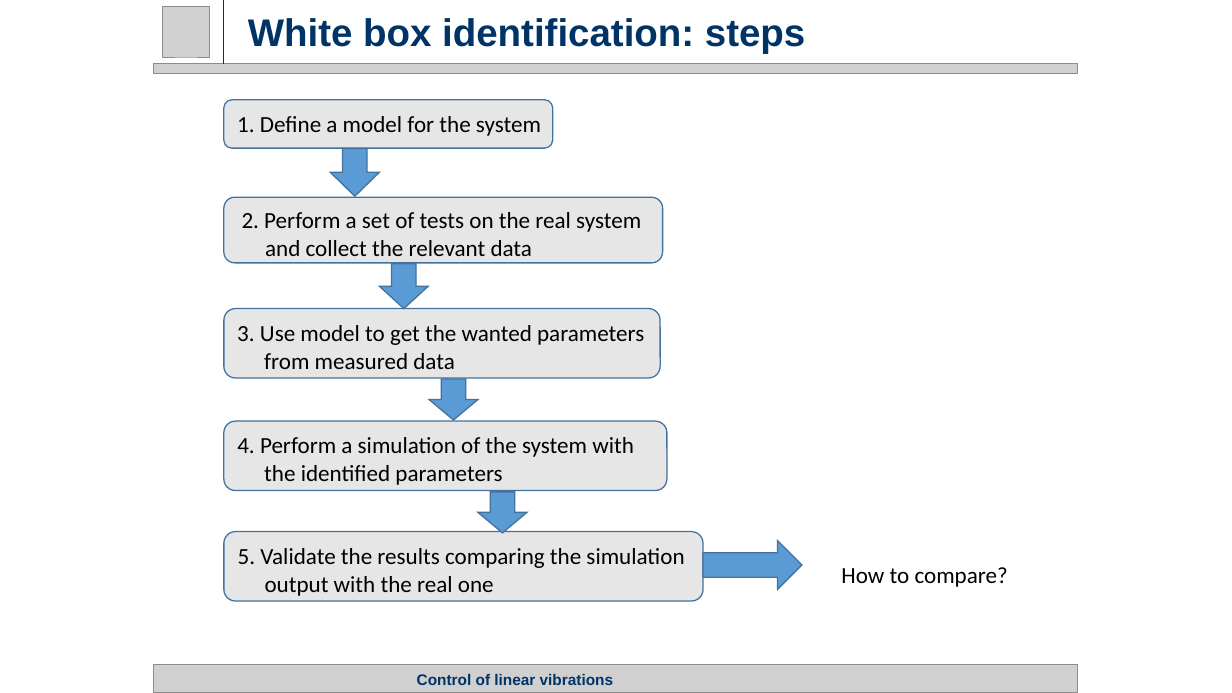
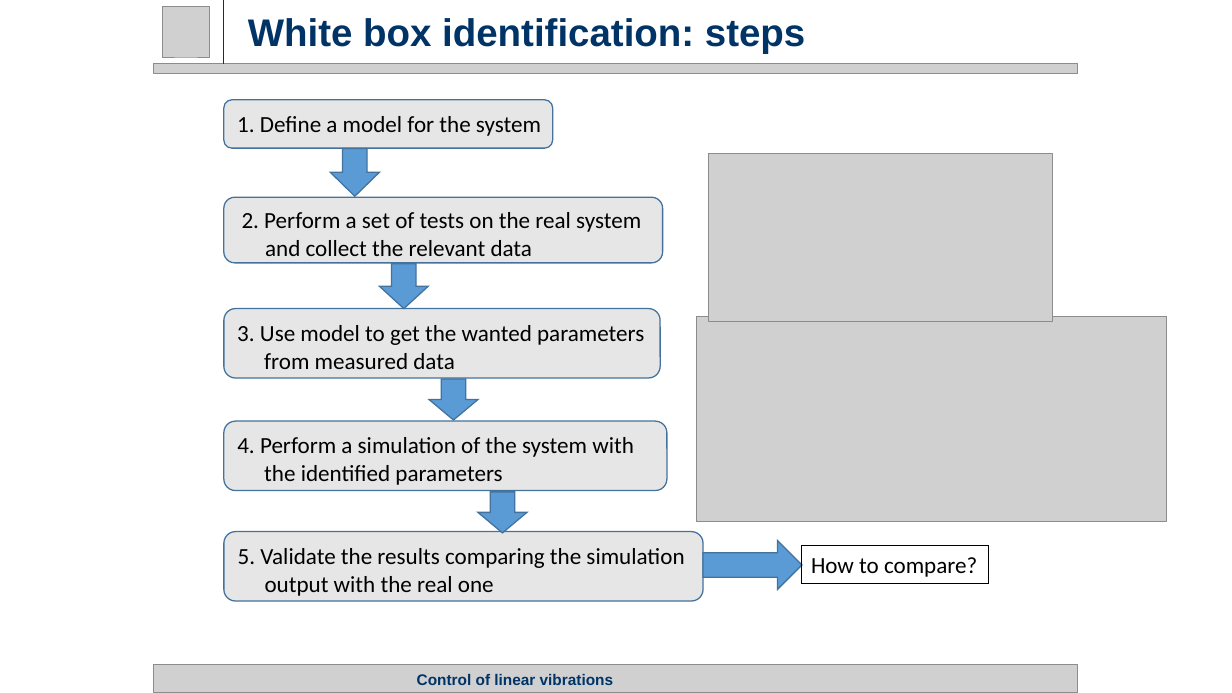
Before and after one commit to rssalessio/Control-Linear-Vibrations, a slide deck: slide 9 of finalPresentation/Part 1/Part1.pptx. Drawn at 1232x693 pixels with LibreOffice and Linux fonts; fonts in the diff are those of the drawing; grey boxes stand for pictures. Boxes give left, top, right and bottom in pixels: in the first picture for what was removed or moved away, otherwise in the second. Text is boxed around its words. In the diff, an @@ line names an element or a change of style, - is before the commit and + after.

```diff
--- a/finalPresentation/Part 1/Part1.pptx
+++ b/finalPresentation/Part 1/Part1.pptx
@@ picture added at bbox=[708, 153, 1053, 322] @@
@@ picture added at bbox=[696, 316, 1166, 522] @@
@@ rectangle "How to compare?": place and size @@
-rectangle "How to compare?" at bbox=[841, 567, 1008, 587]
+rectangle "How to compare?" at bbox=[802, 546, 990, 583]
@@ rectangle "How to compare?" at bbox=[802, 546, 990, 583]: outline none to #000000 0.75 pt @@
```
Also in this commit, not shown: 2 other slides changed, 2 slides added, 2 other files.
